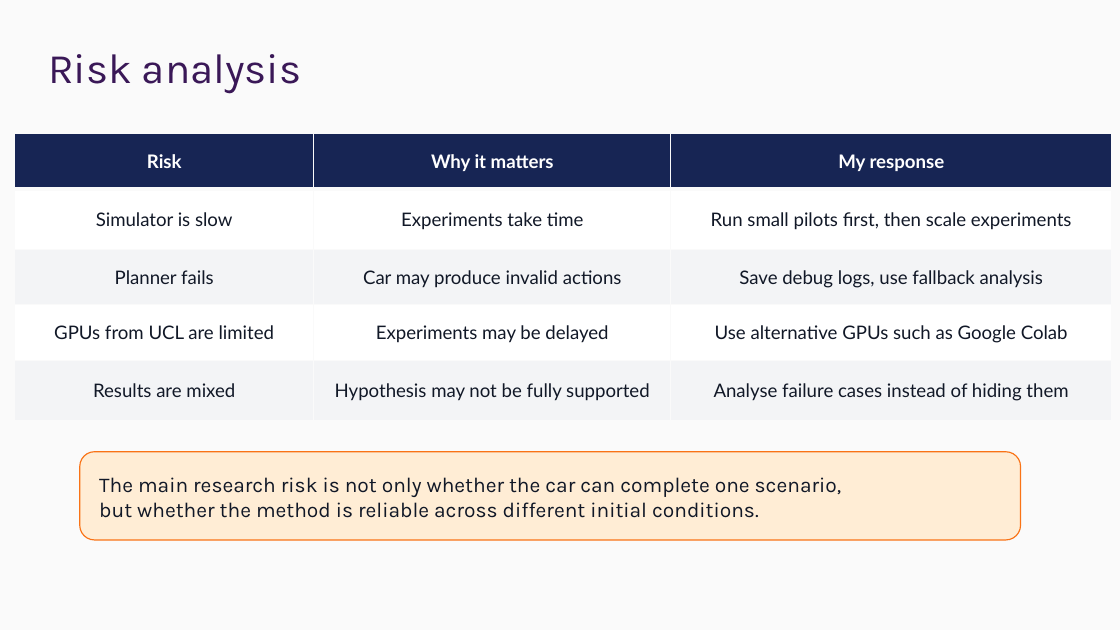
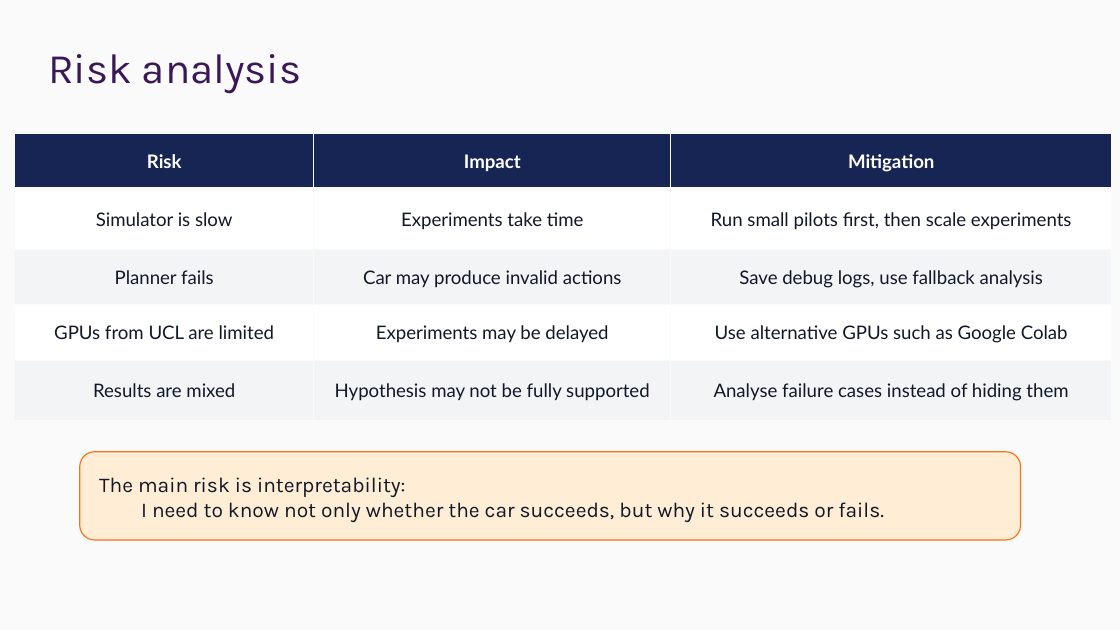
Before and after one commit to ChrisXiejq/Research-Project-IMLS, a slide deck: slide 10 of docs/presentation/25027138 - Presentation.pptx. Drawn at 1120x630 pixels with LibreOffice and Linux fonts; fonts in the diff are those of the drawing; background and template pictures are left out. Boxes give left, top, right and bottom in pixels: in the first picture for what was removed or moved away, otherwise in the second. Text is boxed around its words. In the diff, an @@ line names an element or a change of style, - is before the commit and + after.

```diff
--- a/docs/presentation/25027138 - Presentation.pptx
+++ b/docs/presentation/25027138 - Presentation.pptx
@@ table at (14, 134, 1112, 421) @@
-row 1, column 2: Why it matters
+row 1, column 2: Impact
-row 1, column 3: My response
+row 1, column 3: Mitigation
@@ text in rounded rectangle at (99, 477, 884, 522): text changed @@
-The main research risk is not only whether the car can complete one scenario,
-but whether the method is reliable across different initial conditions.
+The main risk is interpretability:
+I need to know not only whether the car succeeds, but why it succeeds or fails.
```
Also in this commit, not shown: 8 other slides changed, 1 slide added, 1 slide removed, 4 other files.
